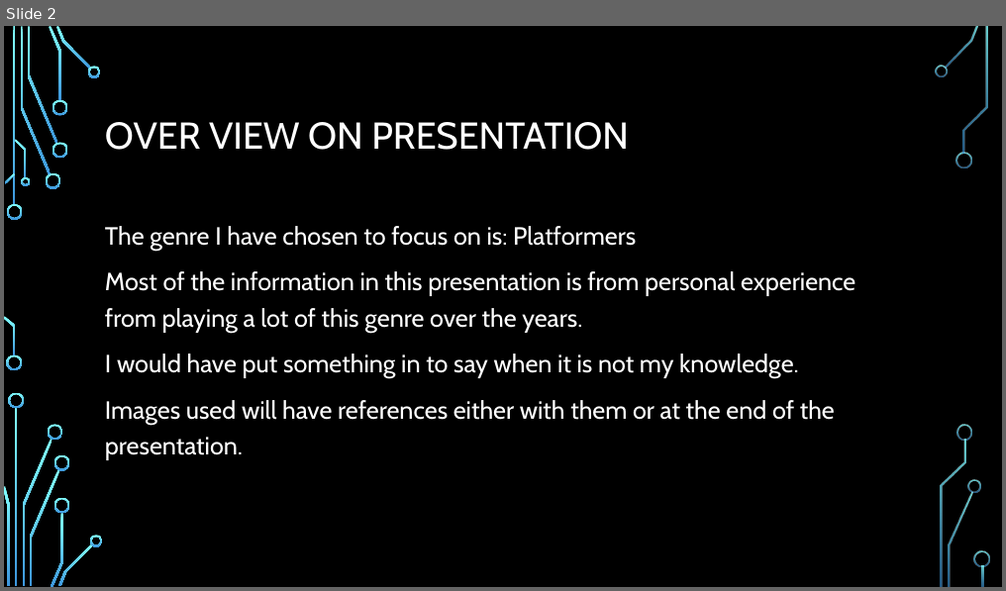
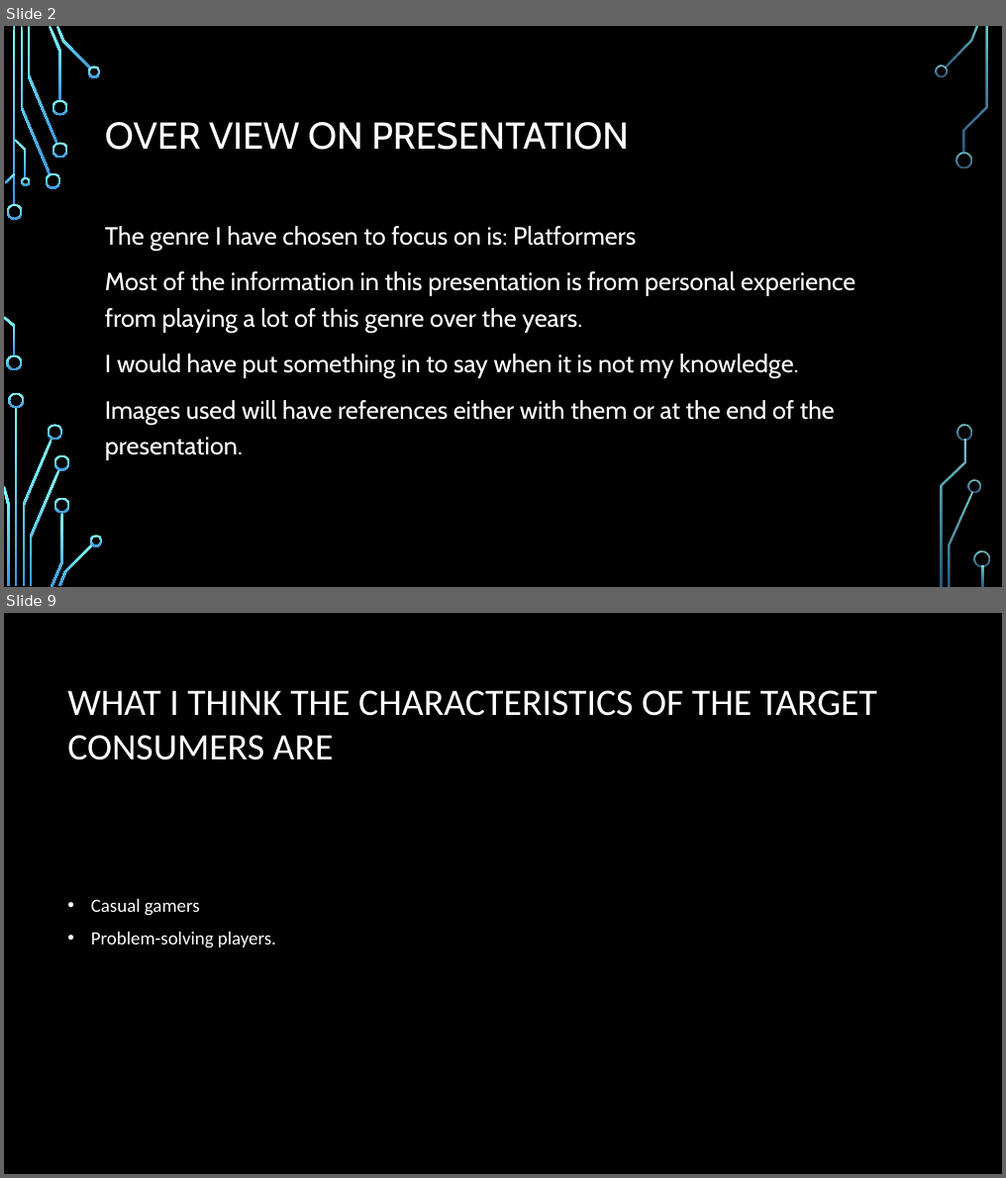
Before and after one commit to Stampard0/Assessments, a slide deck: Informational Technology (Game Design)/Part 1 Redo/Cluster - Introduction to Game Design/AT01/AT01 Video Game Case Study.pptx. Shown one above the other, each under a label of ours: slide 2 before the commit, slides 2 and 9 after it; the slides between them are not shown. The pictures are 1006x591 and 1006x1178 pixels, drawn with LibreOffice and Linux fonts; fonts in the diff are those of the drawing; background and template pictures are left out. Boxes give left, top, right and bottom in pixels: in the first picture for what was removed or moved away, otherwise in the second. Text is boxed around its words. In the diff, an @@ line names an element or a change of style, - is before the commit and + after.

```diff
--- a/Informational Technology (Game Design)/Part 1 Redo/Cluster - Introduction to Game Design/AT01/AT01 Video Game Case Study.pptx
+++ b/Informational Technology (Game Design)/Part 1 Redo/Cluster - Introduction to Game Design/AT01/AT01 Video Game Case Study.pptx
@@ slide 9 added at [4,613,1002,1174], background picture (left out) @@
@@ title added at [67,690,877,761], 36 pt, text #FFFFFF @@
+WHAT I THINK THE CHARACTERISTICS OF THE TARGET CONSUMERS ARE
@@ text added at [91,899,276,949], 18 pt, text #FFFFFF @@
+• Casual gamers
+• Problem-solving players.
```
Also in this commit, not shown: 1 slide changed, 8 other slides added, 1 other file.
